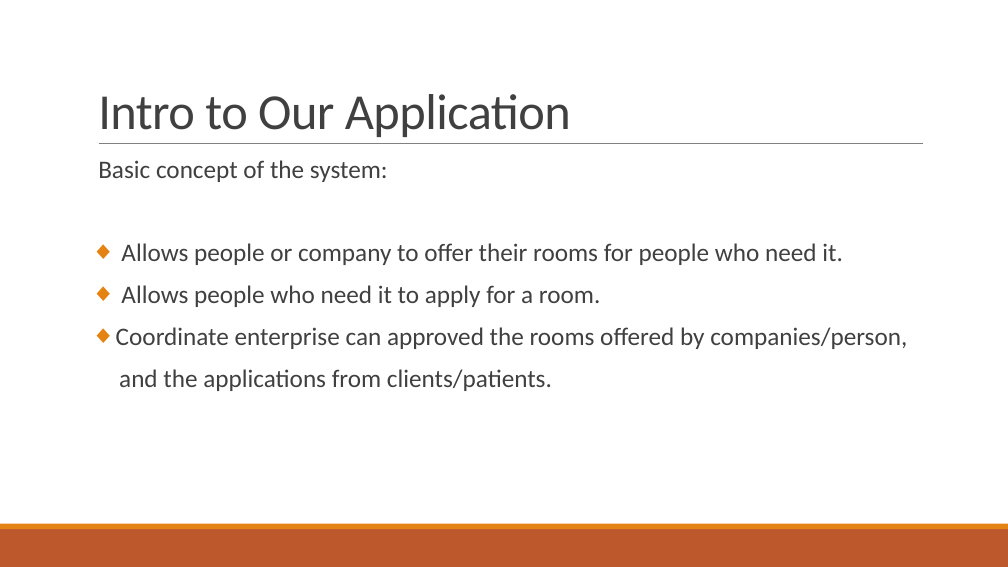
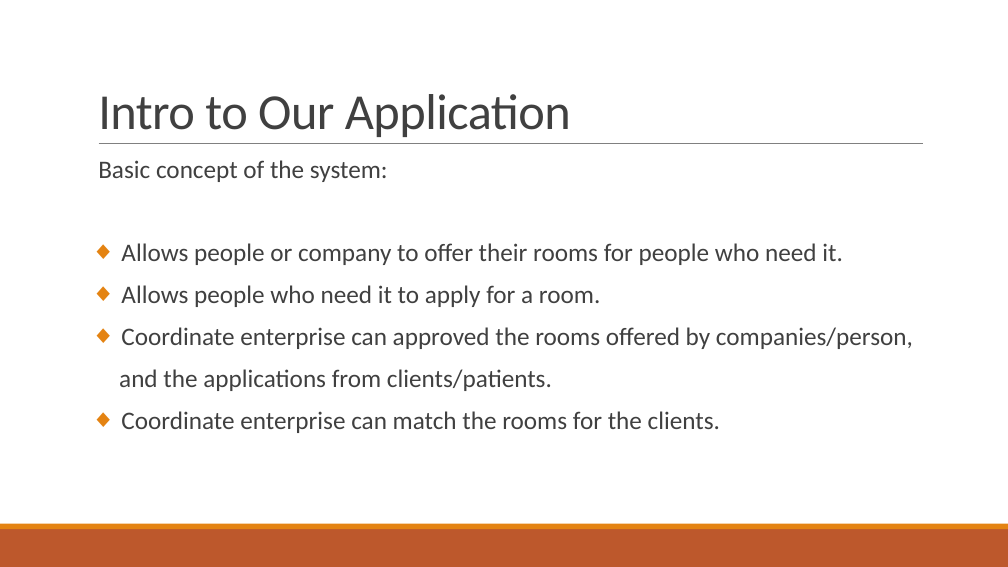
Before and after one commit to louis33217/Project, a slide deck: slide 5 of Final project/INFO 5100 Final Project.pptx. Drawn at 1008x567 pixels with LibreOffice and Linux fonts; fonts in the diff are those of the drawing. Boxes give left, top, right and bottom in pixels: in the first picture for what was removed or moved away, otherwise in the second. Text is boxed around its words. In the diff, an @@ line names an element or a change of style, - is before the commit and + after.

```diff
--- a/Final project/INFO 5100 Final Project.pptx
+++ b/Final project/INFO 5100 Final Project.pptx
@@ text at [121,411,720,433]: paragraph added @@
+◆ Coordinate enterprise can match the rooms for the clients.
```
Also in this commit, not shown: 2 other slides changed, 8 slides added, 4 slides removed.
